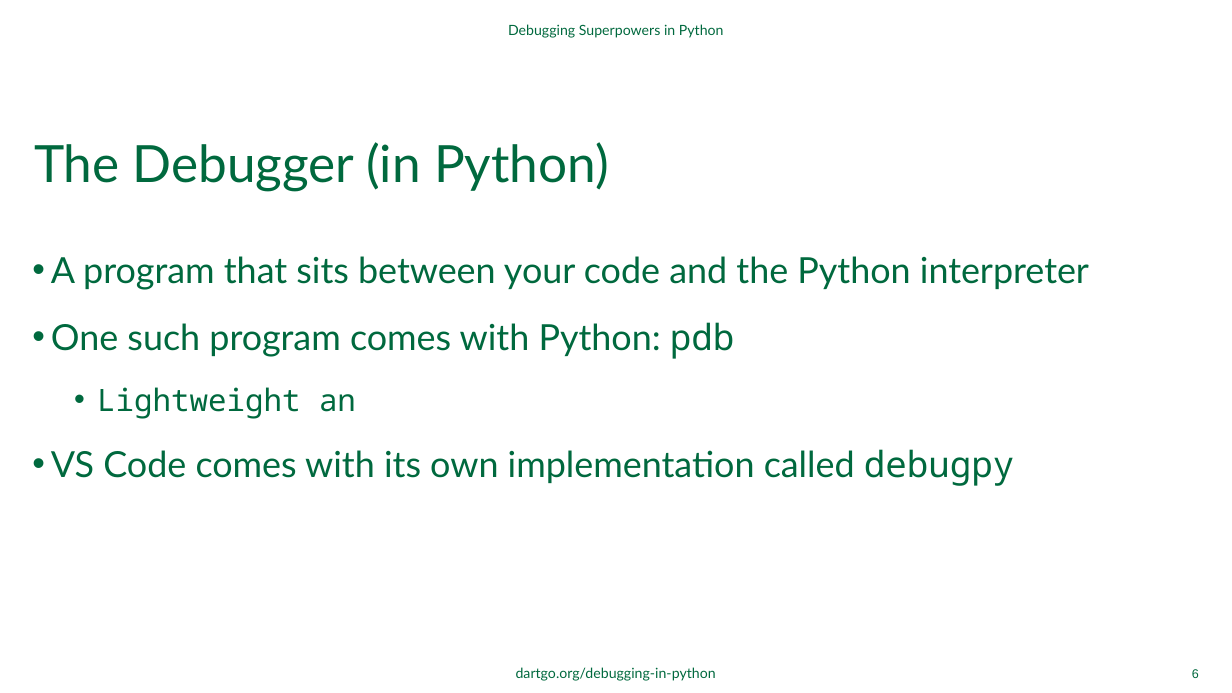
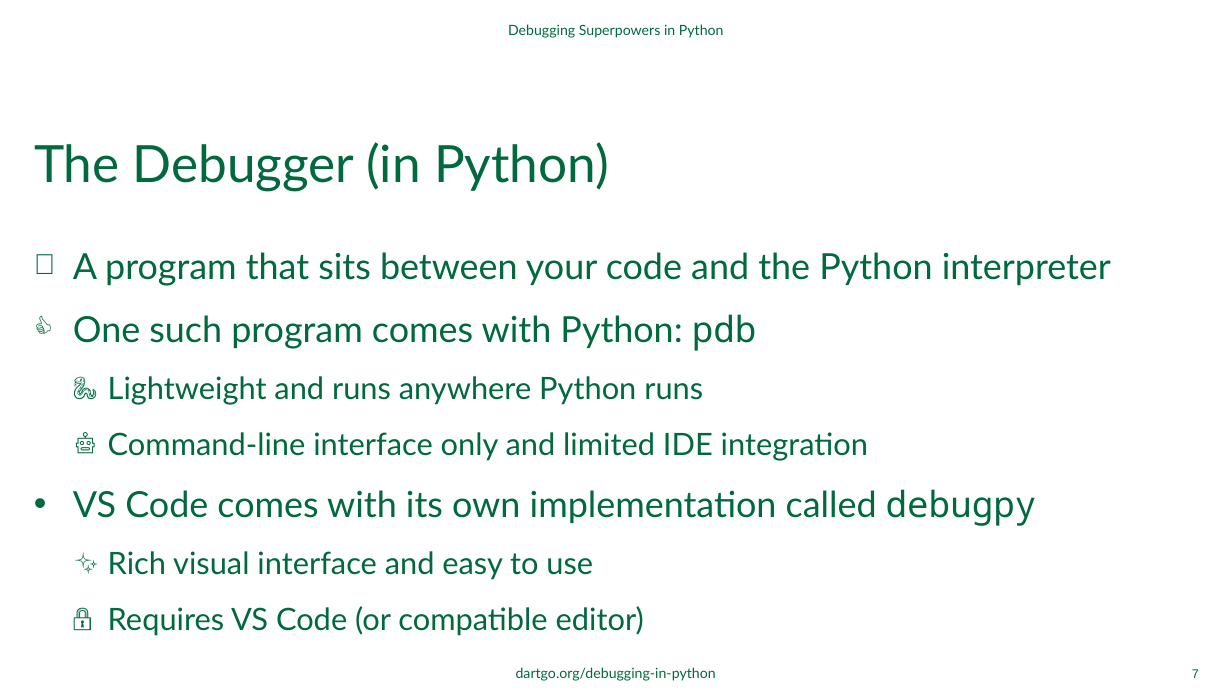
Before and after one commit to dartmouth/debugging-in-python, a slide deck: slide 7 of ppt/debugging-in-python.pptx (slide 6 before the commit). Drawn at 1232x693 pixels with LibreOffice and Linux fonts; fonts in the diff are those of the drawing; background and template pictures are left out. Boxes give left, top, right and bottom in pixels: in the first picture for what was removed or moved away, otherwise in the second. Text is boxed around its words. In the diff, an @@ line names an element or a change of style, - is before the commit and + after.

```diff
--- a/ppt/debugging-in-python.pptx
+++ b/ppt/debugging-in-python.pptx
@@ text at (73,252,1111,526): bullet • to 🪈; line spacing 1.2 to 1.1; bullet • to 👍; indent changed @@
@@ text at (108,376,868,461): text changed; font Noto Sans Mono to Lato @@
-  • Lightweight an
+  🐍 Lightweight and runs anywhere Python runs
+  🤖 Command-line interface only and limited IDE integration
@@ text at (108,551,644,636): paragraphs added @@
+  ✨ Rich visual interface and easy to use
+  🔒 Requires VS Code (or compatible editor)
@@ page number at (1192,669,1199,678): text changed @@
-6
+7
```
Also in this commit, not shown: 5 other slides changed, 2 slides added, 3 slides removed.
